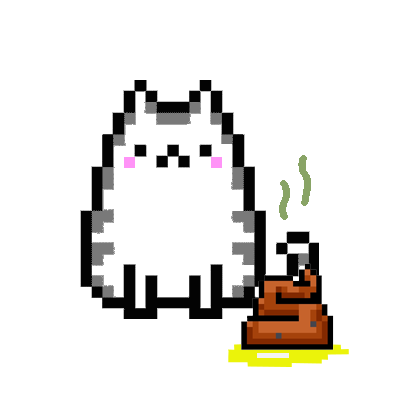
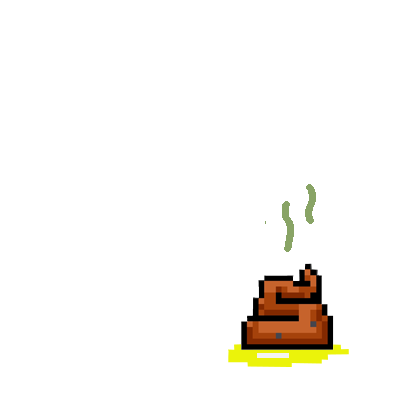
Two versions of the same layered image (w=400, h=400). Layer-by-layer changes:
added layer "Слой 2 копия 2" above "Слой 2" over [228, 184, 319, 309]
hid "Слой 2", painted on it over [80, 80, 319, 319]
